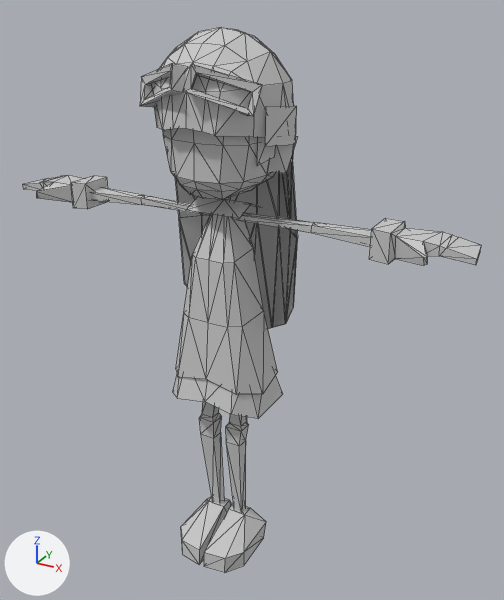
The Blender file Assets/user/nantas/mesh/PlayerGirl.blend: old version first, new version second.
Rendered twice from a 50 mm camera at (3.12, -5.17, 5.4) aimed at (0.18, 0.16, 2.74). The axes (+X, +Y, +Z) are drawn at lower left. The lights are the same throughout. Mesh edges are drawn as thin lines.

The first picture shows 'girl'.
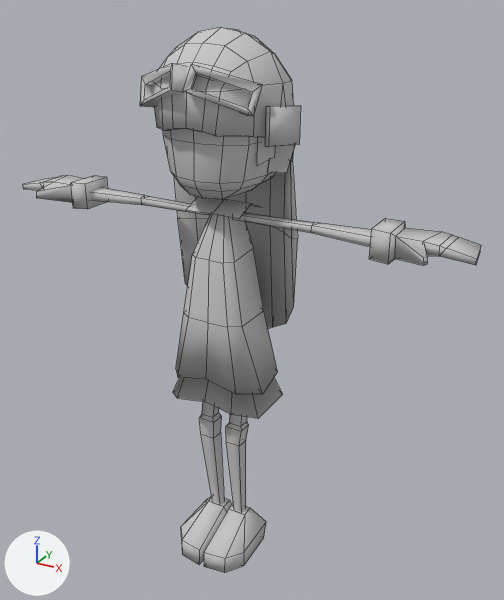
Location of each change, [x1, y1, x2, y2] in pixels of the pictures (504 x 600 px; the box of a moved part takes in the faces that stretch with it):
part 1 of me_girlmesh, moved or reshaped: before [173, 153, 297, 418]; after [167, 106, 301, 418]
part 2 of me_girlmesh, shading changed: [40, 86, 446, 558] in both

The change in detail:
me_girlmesh is used by ob_girl; location (0.0, 0.0, 0.0); rotation (0.0, 3.142, 0.0), in degrees (0, 180, 0); scale (0.0526, 0.0526, -0.0526).
me_girlmesh had 437 vertices, 660 faces and spanned x -42.8..42.8, y -12.8..12.1, z -0.2..98.1.
me_girlmesh now has 440 vertices, 373 faces and spans x -42.8..42.8, y -12.8..12.1, z -0.2..98.1.
me_girlmesh part 1: 38 vertices removed from x -12.0..12.0, y -6.3..11.8, z 42.0..84.5; 41 vertices added at x -13.3..11.5, y -10.0..7.3, z 40.1..87.7.
me_girlmesh part 2: 18 kept faces spanning x -38.7..38.7, y -10.3..7.0, z 3.3..96.3 are now shaded smooth.
